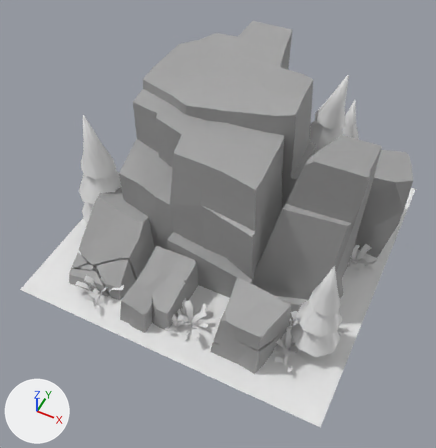
Two versions of the FBX model Assets/Models/TILE_ROCK.fbx, one commit apart.
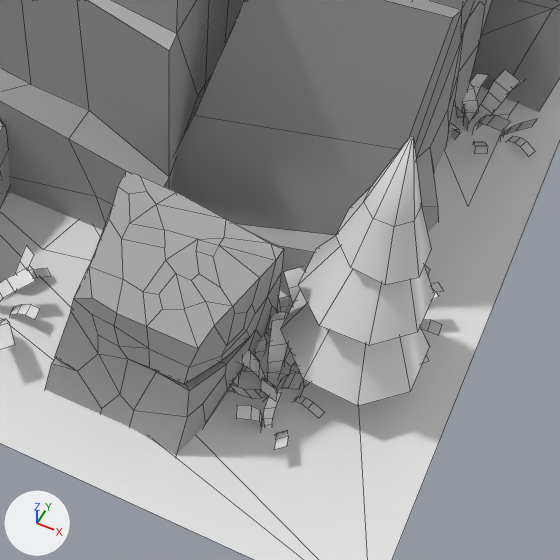
The first picture shows the older version from a camera (50 mm lens) standing at (1.11, -2.44, 3.11) and looking at (-0.01, -0.19, 0.3). The close-ups show both versions on the part from 45% to 88% of the width and 49% to 91% of the height of that picture; other places that the commit changed are outside them. Every picture has the same lights, and +X, +Y and +Z are marked at lower left. The close-ups show mesh edges as thin lines. Where no turn or scale is listed for an object, it has been applied to the vertices.

Names of what the first close-up shows: 'ROCKTILE_FLOOR', 'ROCKTILE_GRASS.001', 'ROCKTILE_GRASS.002', 'ROCKTILE_GRASS.005', 'ROCKTILE_GRASS.006', 'ROCKTILE_ROCK', 'ROCKTILE_TREE.003'.
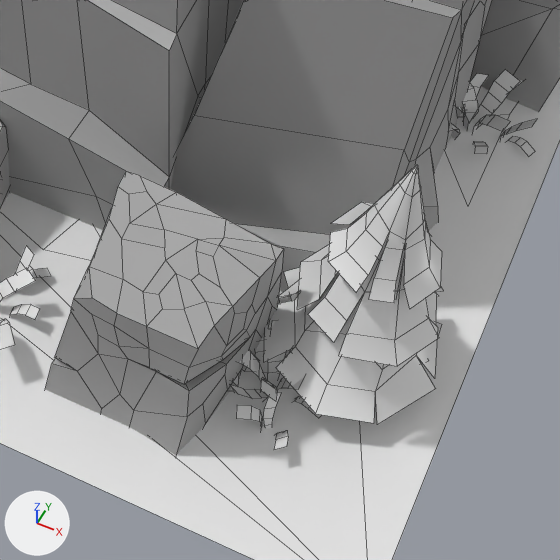
Changed parts and their boxes (x1, y1, x2, y2) in the close-ups (560 x 560 px):
'TREE_SMALL.001', added: after (264, 165, 442, 425)
'ROCKTILE_TREE.003', deleted: before (281, 136, 435, 406)

Edits to the bpy script that builds the scene:
```text
Add mat_tree_stump:
    mat_tree_stump = principled_material('TREE_STUMP')
    mat_tree_stump.base_color = (0.8, 0.8, 0.8)  # white #e7e7e7
    mat_tree_stump.roughness = 0.4
Add me_tree_small:
    me_tree_small.from_pydata(...)  # 177 vertices, 118 faces; spans x -2.04..1.88, y -1.93..1.95, z -0.02..6.2
    # faces by material slot: [111, 7]
    me_tree_small.materials.append(mat_tree)  # white #e7e7e7
    me_tree_small.materials.append(mat_tree_stump)  # white #e7e7e7
Remove ob_rocktile_tree_003:
    ob_rocktile_tree_003 = bpy.data.objects.new('ROCKTILE_TREE.003', me_cylinder_026)
    ob_rocktile_tree_003.location = (0.787, -0.545, 0.11)
Add ob_tree_small_001:
    ob_tree_small_001 = bpy.data.objects.new('TREE_SMALL.001', me_tree_small)
    ob_tree_small_001.location = (0.767, -0.532, -0.005)
    ob_tree_small_001.rotation_euler = (-0.0615, -0.0642, -3.118)  # degrees (-3.5, -3.7, -179)
    ob_tree_small_001.scale = (0.0921, 0.0921, 0.112)
```
